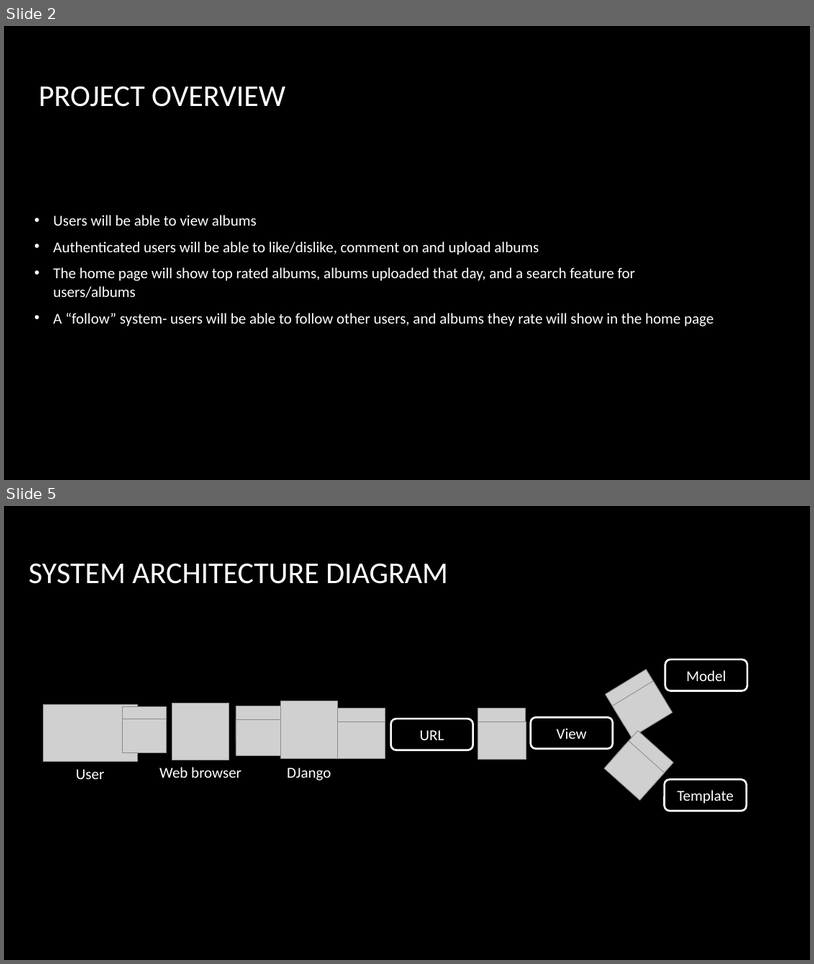
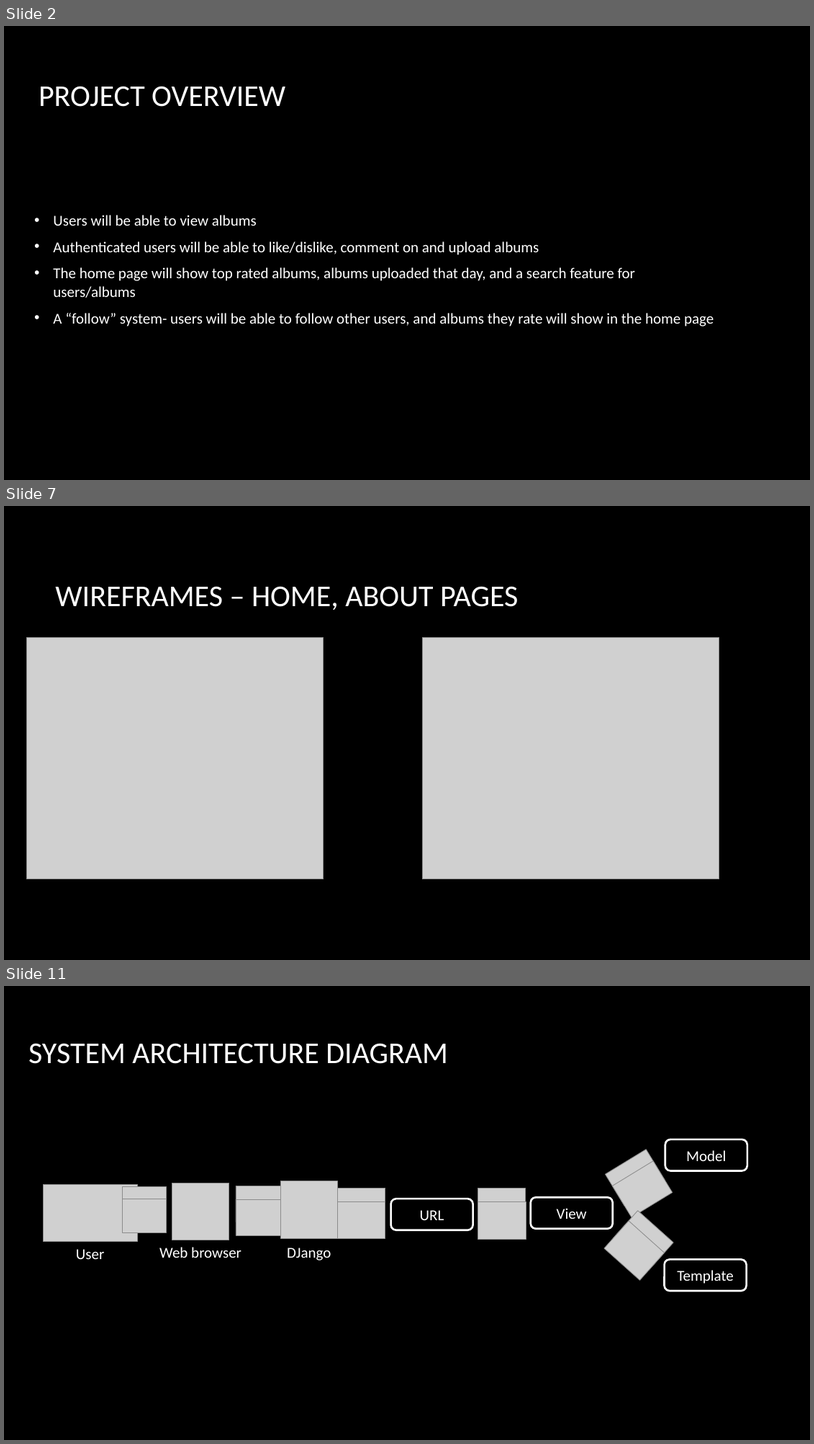
Before and after one commit to MalachyMcGinnity/WAD2GroupProject, a slide deck: WAD2 Group Project Design Spec.pptx. Shown one above the other, each under a label of ours: slides 2 and 5 before the commit, slides 2, 7 and 11 after it; the slides between them are not shown. The pictures are 814x964 and 814x1444 pixels, drawn with LibreOffice and Linux fonts; fonts in the diff are those of the drawing; grey boxes stand for pictures; background and template pictures are left out. Boxes give left, top, right and bottom in pixels: in the first picture for what was removed or moved away, otherwise in the second. Text is boxed around its words. In the diff, an @@ line names an element or a change of style, - is before the commit and + after.

```diff
--- a/WAD2 Group Project Design Spec.pptx
+++ b/WAD2 Group Project Design Spec.pptx
@@ slide 7 added at box(4, 506, 810, 960), background picture (left out) @@
@@ title added at box(55, 586, 518, 610), 36 pt, text #FFFFFF @@
+WIREFRAMES – HOME, ABOUT PAGES
@@ picture added at box(26, 638, 324, 879) @@
@@ picture added at box(422, 638, 720, 879) @@
@@ what was slide 5 is now slide 11 @@
```
Also in this commit, not shown: 3 slides changed, 5 other slides added.
